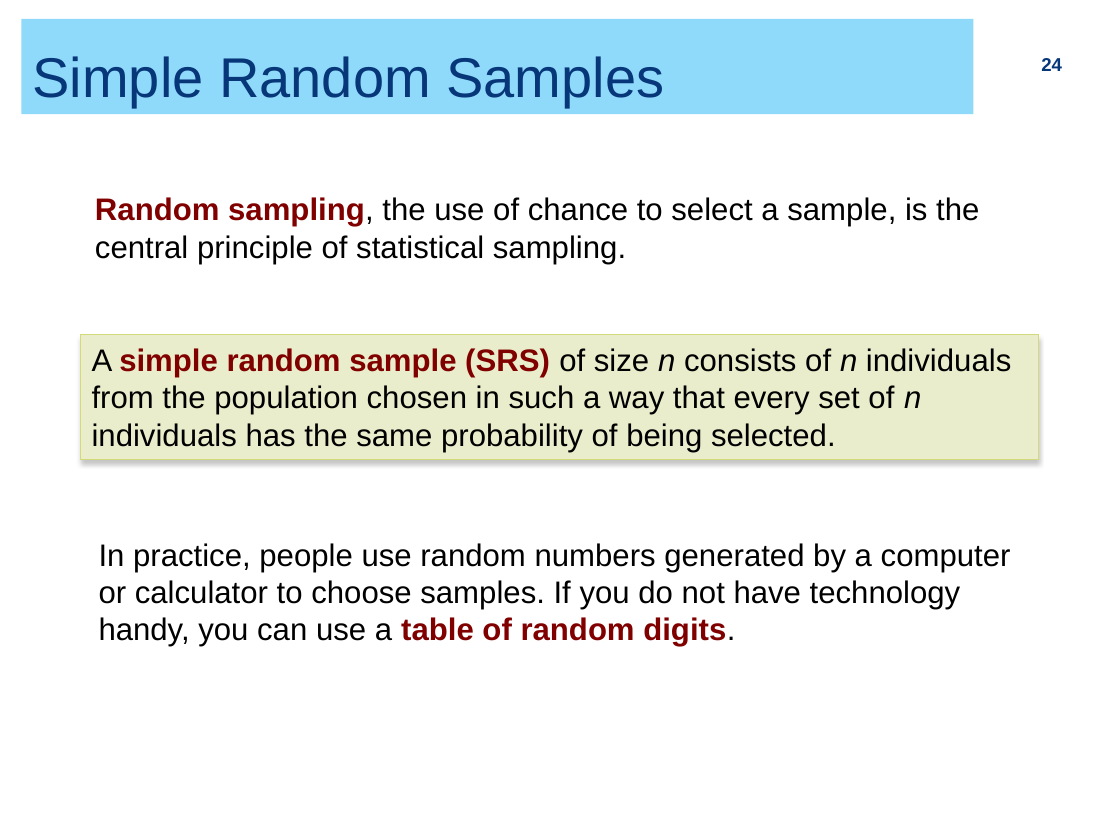
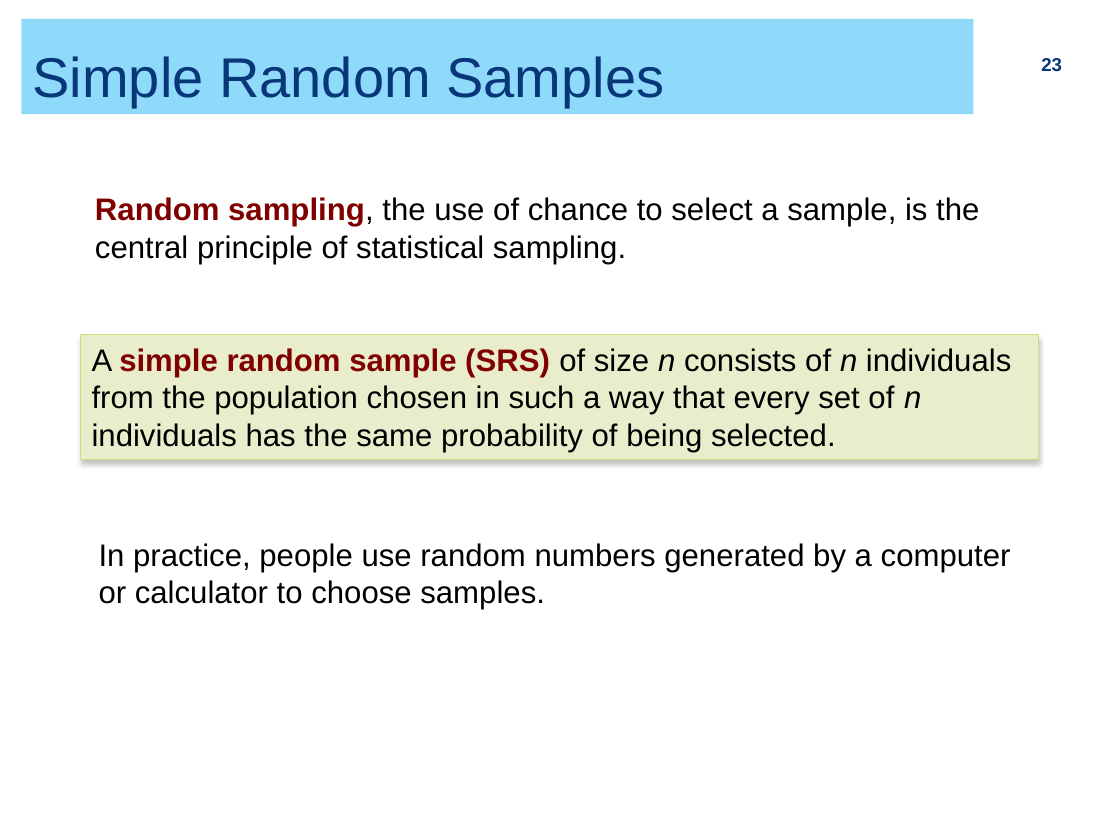
Before and after one commit to ZhiyangGeeZhou/ZhiyangGeeZhou.github.io, a slide deck: slide 23 of attach/UWM/UWM_PH702_2026Fall_Part04.pptx (slide 24 before the commit). Drawn at 1120x840 pixels with LibreOffice and Linux fonts; fonts in the diff are those of the drawing. Boxes give left, top, right and bottom in pixels: in the first picture for what was removed or moved away, otherwise in the second. Text is boxed around its words. In the diff, an @@ line names an element or a change of style, - is before the commit and + after.

```diff
--- a/attach/UWM/UWM_PH702_2026Fall_Part04.pptx
+++ b/attach/UWM/UWM_PH702_2026Fall_Part04.pptx
@@ page number at [1041, 58, 1062, 72]: text changed @@
-24
+23
@@ text at [99, 543, 1011, 609]: text changed @@
-In practice, people use random numbers generated by a computer or calculator to choose samples. If you do not have technology handy, you can use a table of random digits.
+In practice, people use random numbers generated by a computer or calculator to choose samples.
```
Also in this commit, not shown: 9 other slides changed, 1 slide added, 1 slide removed.
